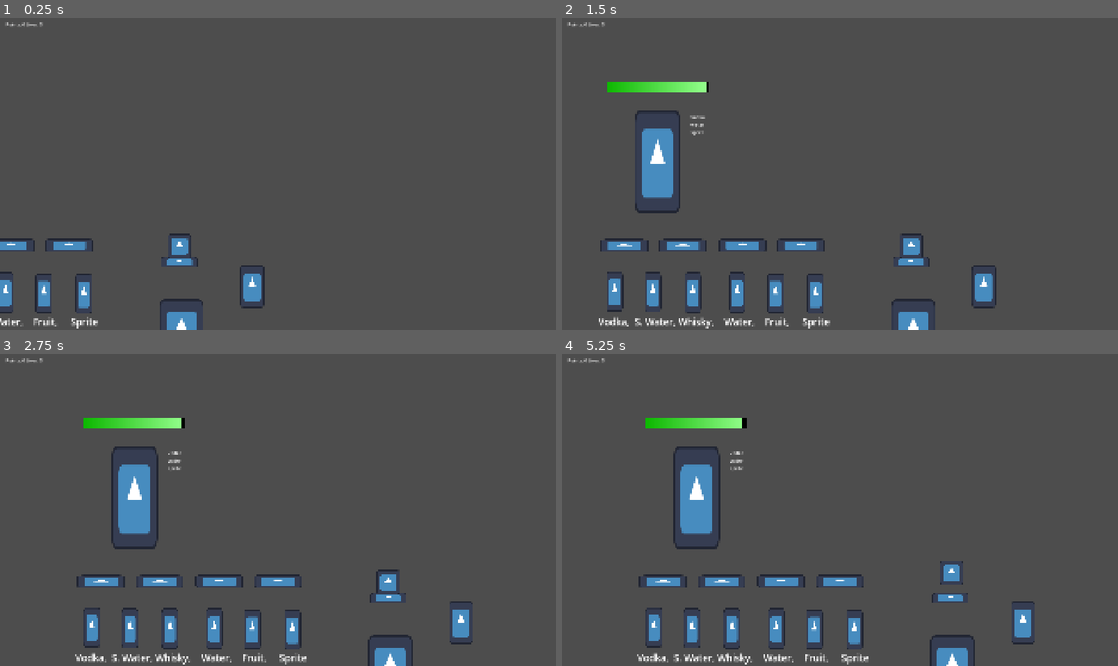
Above: before the commit, frames 1-4 (two rows, left to right).
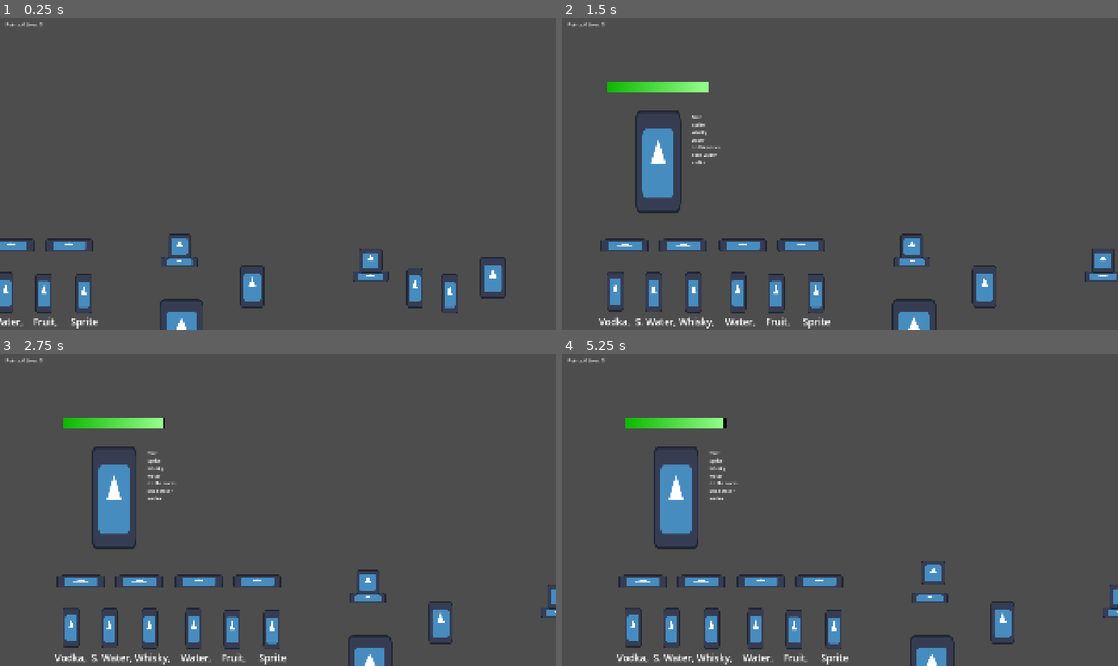
Above: after the commit, the same moments.

Repository: witenson-cmyk/cyBar-tender
Game: Godot game, scene res://node_2d.tscn
Two runs of this game, one before a commit and one after it. Both use one fixed random seed, a clock stepped at 60 frames per second and the inputs below. The engine's default icon, where the game draws it, is replaced by a stand-in: a white triangle on a blue panel in a dark square.
Inputs (mouse positions are in pixels of both pictures, inside the frame that each line leads up to):
- Up to frame 1 (0.25 s): no input
- Up to frame 2 (1.5 s): click (567, 292) at 0.52 s; click "fdafdsafdsafdsa" at 1.25 s
- Up to frame 3 (2.75 s): click (50, 628) at 2.02 s
- Up to frame 4 (5.25 s): click "fdafdsafdsafdsa" at 2.75 s; click (656, 628) at 3.52 s; click "fdafdsafdsafdsa" at 4.25 s; tap Enter at 5 s; move the mouse to (962, 494) at 5.02 s

The runs differ from the first frame. In frame 1, 1.1% of the frame differs, in the area x 63-91%, y 73-95%; in frame 2, 2.0%; in frame 3, 9.4%, in the area x 9-100%, y 20-100%; in frame 4, 9.4%.

Commit message:
added blender and drink styles, edited patron order logic

Diff:
--- /dev/null
+++ b/blender.gd
@@ -0,0 +1,42 @@
+extends Area2D
+var startingPos=global_position
+var dragging=false
+@export var toAdd="blended"
+var off=Vector2(0,0)
+var timer=0
+var blended=false
+var iceAdd=false
+# Called when the node enters the scene tree for the first time.
+func _ready() -> void:
+	pass # Replace with function body.
+
+
+# Called every frame. 'delta' is the elapsed time since the previous frame.
+func _process(delta: float) -> void:
+	if dragging:
+		position = get_global_mouse_position()-off
+	else:
+		position=lerp(position,startingPos,.2)
+	if timer>0:
+		timer-=1
+	elif iceAdd:
+		blended=true
+		iceAdd=false
+
+func _on_button_button_down() -> void:
+	if timer<=0 and blended:
+		dragging = true
+		off = get_global_mouse_position() - global_position
+
+
+func _on_button_button_up() -> void:
+	dragging = false
+	if blended:
+		var placed=get_overlapping_areas()
+		if(placed!=null):
+			for thing in placed:
+				if thing.get_meta("drink")==true:
+					for all in thing.added:
+						if(all==toAdd):
+							pass
+					thing.added.append(toAdd)
--- a/gameManager.gd
+++ b/gameManager.gd
@@ -1,6 +1,5 @@
 extends Node2D
 var camera
-var movSpeed=2
 var mov
 var lives = 3
 var points = 0
@@ -25,18 +24,17 @@
 	var mousePos=get_viewport().get_mouse_position().x
 	mousePos=clamp(mousePos,0,1920)
 	if mousePos<250:
-		if mousePos>1:
-			mov=250/mousePos
-		mov=clamp(mov,3,25)
+		mov=251/mousePos
+		mov=clamp(mov,.1,25)
 		camera.position.x-=mov
 	if mousePos>1670:
-		if mousePos<1920:
-			mov=250/(1920-mousePos)
-		else:
-			mov=mov
-		mov=clamp(mov,3,25)
+		mov=250/(1921-mousePos)
+		mov=clamp(mov,.1,25)
 		camera.position.x+=mov
 	camera.position.x=clamp(camera.position.x,0,2000)
+
+	#ui
+
 	var label = get_node("Control/CanvasLayer/ui")
 	label.text="Points: "+str(points)+" Lives: "+str(lives)
 
--- /dev/null
+++ b/ice.gd
@@ -0,0 +1,42 @@
+extends Area2D
+var startingPos
+var dragging=false
+@export var toAdd="on the rocks"
+var off=Vector2(0,0)
+var lastok=Vector2(0,0)
+var lastPlace
+# Called when the node enters the scene tree for the first time.
+func _ready() -> void:
+	pass # Replace with function body.
+
+
+# Called every frame. 'delta' is the elapsed time since the previous frame.
+func _process(delta: float) -> void:
+	if dragging:
+		position = get_global_mouse_position()-off
+	else:
+		position=lerp(position,startingPos,.2)
+
+
+func _on_button_button_down() -> void:
+	dragging = true
+	off = get_global_mouse_position() - global_position
+
+
+func _on_button_button_up() -> void:
+	dragging = false
+	var placed=get_overlapping_areas()
+	if(placed!=null):
+		for thing in placed:
+			if thing.get_meta("drink")==true:
+				for all in thing.added:
+					if(all==toAdd):
+						pass
+				thing.added.append(toAdd)
+				lastPlace.set_meta("icePlace",true)
+				queue_free()
+			elif thing.get_meta("blender")==true:
+				if thing.iceAdd==false:
+					thing.iceAdd=true
+					thing.timer=1000
+				queue_free()
--- /dev/null
+++ b/ice.tscn
@@ -0,0 +1,38 @@
+[gd_scene format=3 uid="uid://da40267jyemaq"]
+
+[ext_resource type="Script" uid="uid://c4e3cn6wnrk7p" path="res://ice.gd" id="1_lryxu"]
+[ext_resource type="Texture2D" uid="uid://dny8qq63v8p6l" path="res://icon.svg" id="2_3inoc"]
+
+[sub_resource type="RectangleShape2D" id="RectangleShape2D_wc2py"]
+size = Vector2(84, 89)
+
+[node name="ice" type="Area2D" unique_id=1703207042]
+z_index = 1
+script = ExtResource("1_lryxu")
+
+[node name="CollisionShape2D" type="CollisionShape2D" parent="." unique_id=978024680]
+z_index = 1
+shape = SubResource("RectangleShape2D_wc2py")
+
+[node name="Sprite2D" type="Sprite2D" parent="CollisionShape2D" unique_id=1722654426]
+z_index = 1
+scale = Vector2(0.6171875, 0.67187494)
+texture = ExtResource("2_3inoc")
+
+[node name="Button" type="Button" parent="CollisionShape2D/Sprite2D" unique_id=220424689]
+self_modulate = Color(1, 1, 1, 0)
+anchors_preset = -1
+anchor_left = -0.006574571
+anchor_top = -0.023579627
+anchor_right = 1.0318918
+anchor_bottom = 0.99971247
+offset_left = -63.968582
+offset_top = -63.958553
+offset_right = -64.03154
+offset_bottom = -63.963196
+grow_horizontal = 2
+grow_vertical = 2
+metadata/_edit_use_anchors_ = true
+
+[connection signal="button_down" from="CollisionShape2D/Sprite2D/Button" to="." method="_on_button_button_down"]
+[connection signal="button_up" from="CollisionShape2D/Sprite2D/Button" to="." method="_on_button_button_up"]
--- /dev/null
+++ b/ice_machine.gd
@@ -0,0 +1,21 @@
+extends Area2D
+var instance
+var timer=0
+# Called when the node enters the scene tree for the first time.
+func _ready() -> void:
+	instance = preload("res://ice.tscn")
+
+
+# Called every frame. 'delta' is the elapsed time since the previous frame.
+func _process(delta: float) -> void:
+	if get_meta("icePlace")==true and timer<=0:
+		var newIce=instance.instantiate()
+		newIce.lastok=get_node(".").global_position
+		newIce.lastPlace=get_node(".")
+		newIce.position=global_position
+		newIce.startingPos=global_position
+		get_tree().current_scene.add_child(newIce)
+		set_meta("icePlace",false)
+		timer=1200
+	elif timer<0:
+		timer-=1
--- a/node_2d.tscn
+++ b/node_2d.tscn
@@ -3,6 +3,8 @@
 [ext_resource type="Script" uid="uid://ben7ipj4cu25a" path="res://gameManager.gd" id="1_0hol4"]
 [ext_resource type="Texture2D" uid="uid://dny8qq63v8p6l" path="res://icon.svg" id="1_wtcfe"]
 [ext_resource type="Script" uid="uid://bqb10su8238hf" path="res://liquid.gd" id="3_epypp"]
+[ext_resource type="Script" uid="uid://ndm6eoaxythj" path="res://blender.gd" id="4_d21ai"]
+[ext_resource type="Script" uid="uid://k16j3hygwajp" path="res://ice_machine.gd" id="5_d21ai"]
 [ext_resource type="Script" uid="uid://dykgcvsu6yety" path="res://tazer.gd" id="5_kdubu"]
 [ext_resource type="Script" uid="uid://byimbx3sgyx57" path="res://drawer.gd" id="5_q6r6c"]
 
@@ -10,8 +12,8 @@
 size = Vector2(189, 202.75)
 
 [sub_resource type="CapsuleShape2D" id="CapsuleShape2D_3n2aa"]
-radius = 34.0
-height = 166.0
+radius = 50.0
+height = 152.0
 
 [sub_resource type="RectangleShape2D" id="RectangleShape2D_iobs2"]
 size = Vector2(106, 108)
@@ -97,6 +99,96 @@
 anchor_top = -0.155
 anchor_right = 1.202
 anchor_bottom = 1.1400001
+offset_left = -63.968582
+offset_top = -63.958553
+offset_right = -64.03154
+offset_bottom = -63.963196
+grow_horizontal = 2
+grow_vertical = 2
+metadata/_edit_use_anchors_ = true
+
+[node name="stiring" type="Area2D" parent="." unique_id=2082373023]
+z_index = 1
+position = Vector2(2109, 956)
+script = ExtResource("3_epypp")
+toAdd = "stirred"
+
+[node name="CollisionShape2D" type="CollisionShape2D" parent="stiring" unique_id=556707399]
+z_index = 1
+shape = SubResource("CapsuleShape2D_3n2aa")
+
+[node name="Sprite2D" type="Sprite2D" parent="stiring/CollisionShape2D" unique_id=1359540468]
+z_index = 1
+scale = Vector2(0.4453125, 1.0859375)
+texture = ExtResource("1_wtcfe")
+
+[node name="Button" type="Button" parent="stiring/CollisionShape2D/Sprite2D" unique_id=1244351630]
+self_modulate = Color(1, 1, 1, 0)
+anchors_preset = -1
+anchor_left = -0.202
+anchor_top = -0.155
+anchor_right = 1.202
+anchor_bottom = 1.1400001
+offset_left = -63.968582
+offset_top = -63.958553
+offset_right = -64.03154
+offset_bottom = -63.963196
+grow_horizontal = 2
+grow_vertical = 2
+metadata/_edit_use_anchors_ = true
+
+[node name="shaker" type="Area2D" parent="." unique_id=1410473764]
+z_index = 1
+position = Vector2(1989, 936)
+script = ExtResource("3_epypp")
+toAdd = "shaken"
+
+[node name="CollisionShape2D" type="CollisionShape2D" parent="shaker" unique_id=1579492246]
+z_index = 1
+shape = SubResource("CapsuleShape2D_3n2aa")
+
+[node name="Sprite2D" type="Sprite2D" parent="shaker/CollisionShape2D" unique_id=308386175]
+z_index = 1
+scale = Vector2(0.4453125, 1.0859375)
+texture = ExtResource("1_wtcfe")
+
+[node name="Button" type="Button" parent="shaker/CollisionShape2D/Sprite2D" unique_id=885512603]
+self_modulate = Color(1, 1, 1, 0)
+anchors_preset = -1
+anchor_left = -0.202
+anchor_top = -0.155
+anchor_right = 1.202
+anchor_bottom = 1.1400001
+offset_left = -63.968582
+offset_top = -63.958553
+offset_right = -64.03154
+offset_bottom = -63.963196
+grow_horizontal = 2
+grow_vertical = 2
+metadata/_edit_use_anchors_ = true
+
+[node name="blender" type="Area2D" parent="." unique_id=1952463535]
+z_index = 1
+position = Vector2(2258, 900)
+script = ExtResource("4_d21ai")
+metadata/blender = true
+
+[node name="CollisionShape2D" type="CollisionShape2D" parent="blender" unique_id=404369509]
+z_index = 1
+shape = SubResource("CapsuleShape2D_3n2aa")
+
+[node name="Sprite2D" type="Sprite2D" parent="blender/CollisionShape2D" unique_id=358653862]
+z_index = 1
+scale = Vector2(0.70703113, 1.1289064)
+texture = ExtResource("1_wtcfe")
+
+[node name="Button" type="Button" parent="blender/CollisionShape2D/Sprite2D" unique_id=600574507]
+self_modulate = Color(1, 1, 1, 0)
+anchors_preset = -1
+anchor_left = 0.013566613
+anchor_top = 0.008326739
+anchor_right = 0.9974836
+anchor_bottom = 0.9910619
 offset_left = -63.968582
 offset_top = -63.958553
 offset_right = -64.03154
@@ -276,6 +368,19 @@
 scale = Vector2(1, 0.2734375)
 texture = ExtResource("1_wtcfe")
 
+[node name="iceMachine" type="Area2D" parent="." unique_id=1024892369]
+position = Vector2(1836, 841)
+script = ExtResource("5_d21ai")
+metadata/icePlace = true
+
+[node name="CollisionShape2D" type="CollisionShape2D" parent="iceMachine" unique_id=739336420]
+shape = SubResource("RectangleShape2D_iobs2")
+
+[node name="Sprite2D" type="Sprite2D" parent="iceMachine/CollisionShape2D" unique_id=1068476385]
+position = Vector2(0, 55)
+scale = Vector2(1, 0.2734375)
+texture = ExtResource("1_wtcfe")
+
 [node name="trash" type="Area2D" parent="." unique_id=1845215834]
 position = Vector2(1183, 1087)
 metadata/trash = true
@@ -337,6 +442,12 @@
 
 [connection signal="button_down" from="vodka/CollisionShape2D/Sprite2D/Button" to="vodka" method="_on_button_button_down"]
 [connection signal="button_up" from="vodka/CollisionShape2D/Sprite2D/Button" to="vodka" method="_on_button_button_up"]
+[connection signal="button_down" from="stiring/CollisionShape2D/Sprite2D/Button" to="stiring" method="_on_button_button_down"]
+[connection signal="button_up" from="stiring/CollisionShape2D/Sprite2D/Button" to="stiring" method="_on_button_button_up"]
+[connection signal="button_down" from="shaker/CollisionShape2D/Sprite2D/Button" to="shaker" method="_on_button_button_down"]
+[connection signal="button_up" from="shaker/CollisionShape2D/Sprite2D/Button" to="shaker" method="_on_button_button_up"]
+[connection signal="button_down" from="blender/CollisionShape2D/Sprite2D/Button" to="blender" method="_on_button_button_down"]
+[connection signal="button_up" from="blender/CollisionShape2D/Sprite2D/Button" to="blender" method="_on_button_button_up"]
 [connection signal="button_down" from="water/CollisionShape2D/Sprite2D/Button" to="water" method="_on_button_button_down"]
 [connection signal="button_up" from="water/CollisionShape2D/Sprite2D/Button" to="water" method="_on_button_button_up"]
 [connection signal="button_down" from="fruit/CollisionShape2D/Sprite2D/Button" to="fruit" method="_on_button_button_down"]
--- a/object.gd
+++ b/object.gd
@@ -44,7 +44,10 @@
 				added.sort()
 				thing.wants.sort()
 				if added==thing.wants:
-					get_tree().current_scene.points+=added.size()*50
+					var pointsToAdd=added.size()*50
+					if thing.wants.has("on the rocks"):
+						pointsToAdd+=150
+					get_tree().current_scene.points+=pointsToAdd
 				else:
 					get_tree().current_scene.lives=get_tree().current_scene.lives-1
 				thing.queue_free()
--- a/patron.gd
+++ b/patron.gd
@@ -1,26 +1,34 @@
 extends Area2D
 var wants=[]
-var possible=["vodka","water","fruit","sprite","soda water","whisky"]
+var possible=["vodka","water","fruit","sprite","soda water","whisky","on the rocks"]
+var types=["stirred","shaken","blended"]
 var random=RandomNumberGenerator.new()
-@export var timerMax = 7500
+@export var timerMax = 12000
 var timer=timerMax
 var tazed=false
 var label
+var failed=false
+var good = false
+var chance=90
 
 # Called when the node enters the scene tree for the first time.
 func _ready() -> void:
-	var good = false
-	var chance=20
+
+	#set up patron order
+
 	while good==false:
-		for thing in possible:
-			if wants.size()<5:
-				if random.randi()%100<20:
-					if wants.has(thing)==false:
-						wants.append(thing)
-				if wants.size()>2:
-					good=true
-				else:
-					chance+=10
+		if wants.size()<=2 or random.randi()%101<=chance or failed:
+			var next=random.randi()%possible.size()
+			if wants.size()==possible.size():
+				good=true
+			elif not wants.has(possible[next]):
+				wants.append(possible[next])
+				chance-=10
+			else:
+				failed=true
+		else:
+			good=true
+
 	label=get_node("patron label")
 
 # Called every frame. 'delta' is the elapsed time since the previous frame.
--- a/tazer.gd
+++ b/tazer.gd
@@ -25,6 +25,8 @@
 	var placed=get_overlapping_areas()
 	for thing in placed:
 		if thing.get_meta("patron")==true and thing.tazed==false:
+			if random.randi()%100<=10:
+				thing.queue_free()
 			thing.tazed=true
 			var toRemove=[]
 			for other in thing.wants:
Not shown, added: blender.gd.uid
Not shown, added: ice.gd.uid
Not shown, added: ice_machine.gd.uid
